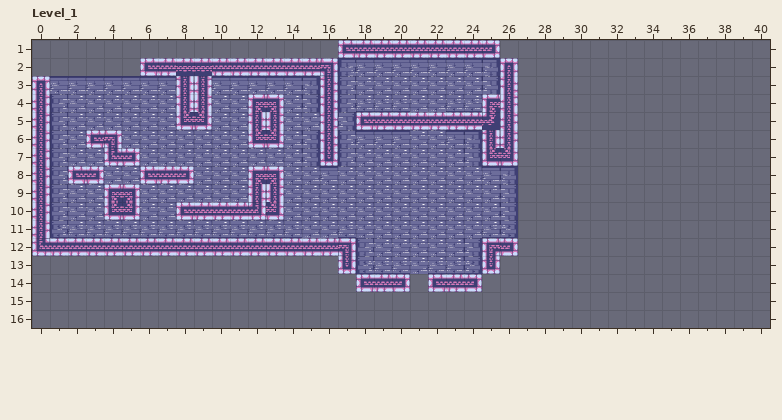
Level history. LDtk project: Assets/LDTK/CatWorld.ldtk. Above, as it was before the edit.
Cells are 32x32 px. Shown: Level_1 x 0..40, y 1..16. The old version is drawn lined up with the new one.
New version:
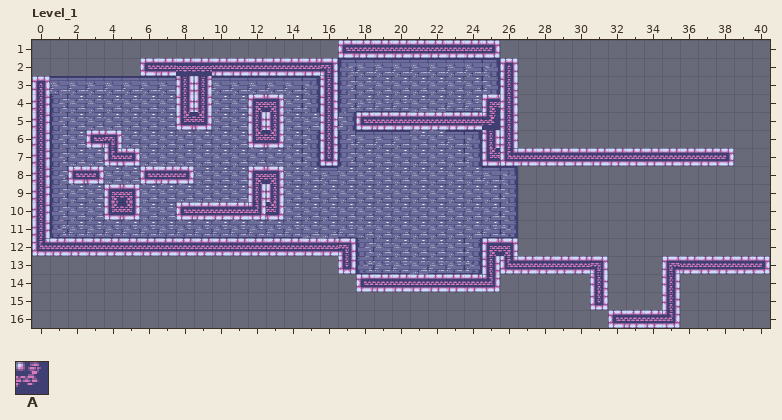
Key: from "Ground": A 1 "Ground".
_ is an empty cell.
What changed:
map size 32x17 -> 46x22 cells
Layer "Ground":
y 7: x 27..38 ____________ -> AAAAAAAAAAAA
y 13: x 26..31 ______ -> AAAAAA; x 35..40 ______ -> AAAAAA
y 14: x 21 _ -> A; x 25 _ -> A; x 31 _ -> A; x 35 _ -> A
y 15: x 31 _ -> A; x 35 _ -> A
y 16: x 32..35 ____ -> AAAA
